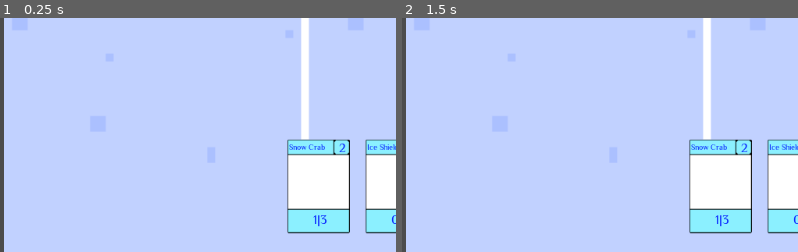
Above: before the commit, frames 1-2 (left to right).
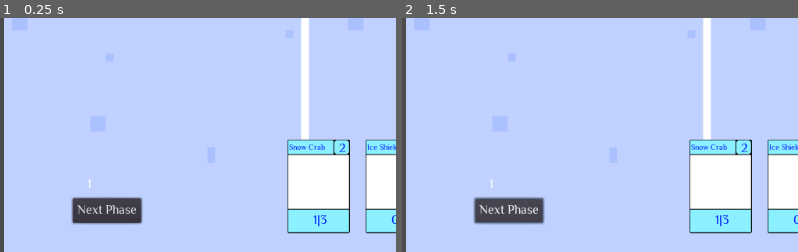
Above: after the commit, the same moments.

Repository: the-alex-g/Frost
Game: Godot game, scene res://Battlefield/Main.tscn
Two runs of this game, one before a commit and one after it. Both use one fixed random seed, a clock stepped at 60 frames per second and the inputs below.
Inputs (mouse positions are % of the whole screen's width and height, from its top left):
- Up to frame 1 (0.25 s): no input
- Up to frame 2 (1.5 s): click (14, 91) at 0.5 s, where only the run after the commit has a clickable "Next Phase"; click (14, 91) at 1.25 s, where only the run after the commit has a clickable "Next Phase"
The pictures show only the part of the screen within x 0-50%, y 50-100%; the shares and areas given below are measured in that part.

The runs differ from the first frame. In frame 1, 2.2% of the frame differs, in the area x 17-37%, y 68-89%; in frame 2, 2.2%.

Commit message:
Add start of turn sequence

Diff:
--- a/Project/Battlefield/Battlefield.gd
+++ b/Project/Battlefield/Battlefield.gd
@@ -38,3 +38,6 @@
 		card3.cardname = card["name"]
 		card3.cost = card["cost"]
 		card3.generate_text()
+
+func _on_Main_attack():
+	pass # Replace with function body.
--- a/Project/Battlefield/Main.gd
+++ b/Project/Battlefield/Main.gd
@@ -2,8 +2,10 @@
 
 var selected = {}
 var index:int = -1
+var phase:String = "Play"
 signal selected_card(card)
 signal used(index)
+signal attack
 
 func _on_Player_selected(card, index2):
 	selected = card
@@ -13,3 +15,11 @@
 	if not selected.empty():
 		emit_signal("selected_card", selected)
 		emit_signal("used", index)
+		selected.clear()
+
+func _on_Player_next_pressed():
+	if phase == "Play":
+		phase = "Attack"
+		emit_signal("attack")
+	elif phase == "Attack":
+		phase = "Enemy"
--- a/Project/Battlefield/Main.tscn
+++ b/Project/Battlefield/Main.tscn
@@ -10,7 +10,10 @@
 [node name="Battlefield" parent="." instance=ExtResource( 3 )]
 
 [node name="Player" parent="." instance=ExtResource( 2 )]
+[connection signal="attack" from="." to="Battlefield" method="_on_Main_attack"]
+[connection signal="attack" from="." to="Player" method="_on_Main_attack"]
 [connection signal="selected_card" from="." to="Battlefield" method="_on_Main_selected_card"]
 [connection signal="used" from="." to="Player" method="_on_Main_used"]
 [connection signal="pressed" from="Battlefield" to="." method="_on_Battlefield_pressed"]
+[connection signal="next_pressed" from="Player" to="." method="_on_Player_next_pressed"]
 [connection signal="selected" from="Player" to="." method="_on_Player_selected"]
--- a/Project/Player/Player.gd
+++ b/Project/Player/Player.gd
@@ -1,11 +1,15 @@
 extends Node2D
 
 onready var hand = $HBoxContainer
+onready var manatext:Label = $Label
 var cards:PackedScene = preload("res://Player/Cards/Card.tscn")
 var decksize:int = -1
 var type
+var playphase:bool = true
 var handspace:Vector2 = Vector2(0,0)
 var cards_in_hand:Array = []
+var turn:int = 1
+var mana:int = 1
 var deck:Array = [
 	{"name":"Frost Blast", "damage":2, "cost":1, "health":0, "number":3}, {"name":"Frost Spirit", "damage":1, "health":1, "cost":1, "number":3},
 	{"name":"Ice Shield", "damage":0, "health":2, "cost":1, "number":3}, {"name":"Snow Crab", "damage":1, "health":3, "cost":2, "number":2},
@@ -13,8 +17,10 @@
 ]
 signal selected(card, index)
 signal used(index)
+signal next_pressed()
 
 func _ready():
+	manatext.text = str(mana)
 	drawcards(3)
 
 func find(variable:String):
@@ -42,13 +48,30 @@
 			deck[type]["number"] -= 1
 		card.position = handspace
 		card.connect("selected", self, "selected")
-		var error = connect("used", card, "used")
+		var _error = connect("used", card, "used")
 		handspace.x += 100
 		hand.add_child(card)
 
 func selected(index):
-	emit_signal("selected", cards_in_hand[index], index)
+	if mana >= cards_in_hand[index]["cost"] and playphase:
+		emit_signal("selected", cards_in_hand[index], index)
 
 func _on_Main_used(index):
+	mana -= cards_in_hand[index]["cost"]
 	cards_in_hand.remove(index)
 	emit_signal("used", index)
+	manatext.text = str(mana)
+
+func new_turn():
+	if turn < 3:
+		mana = turn
+	else:
+		mana = 3
+	manatext.text = str(mana)
+	drawcards(1)
+
+func _on_Button_pressed():
+	emit_signal("next_pressed")
+
+func _on_Main_attack():
+	playphase = false
--- a/Project/Player/Player.tscn
+++ b/Project/Player/Player.tscn
@@ -1,9 +1,33 @@
-[gd_scene load_steps=2 format=2]
+[gd_scene load_steps=3 format=2]
 
 [ext_resource path="res://Player/Player.gd" type="Script" id=1]
+[ext_resource path="res://Resources/LargeFont.tres" type="DynamicFont" id=2]
 
 [node name="Player" type="Node2D"]
 script = ExtResource( 1 )
 
 [node name="HBoxContainer" type="Position2D" parent="."]
 position = Vector2( 407.775, 515.669 )
+
+[node name="Label" type="Label" parent="."]
+margin_left = 112.171
+margin_top = 501.045
+margin_right = 152.171
+margin_bottom = 527.045
+custom_fonts/font = ExtResource( 2 )
+text = "Mana"
+__meta__ = {
+"_edit_use_anchors_": false
+}
+
+[node name="Button" type="Button" parent="."]
+margin_left = 92.9828
+margin_top = 530.683
+margin_right = 176.983
+margin_bottom = 550.683
+custom_fonts/font = ExtResource( 2 )
+text = "Next Phase"
+__meta__ = {
+"_edit_use_anchors_": false
+}
+[connection signal="pressed" from="Button" to="." method="_on_Button_pressed"]
